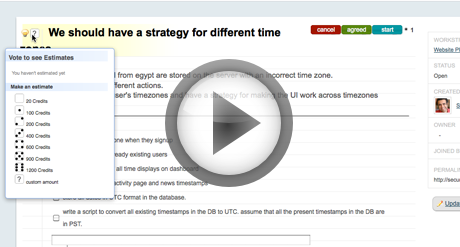
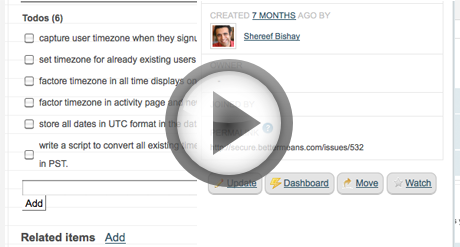
Layer changes from the first 460 × 247 image to the second:
added layer "Layer 7" above "Layer 6" over (x1=5, y1=0, x2=455, y2=247)
added layer "Layer 6" above "Layer 5" over (x1=0, y1=0, x2=460, y2=247)
